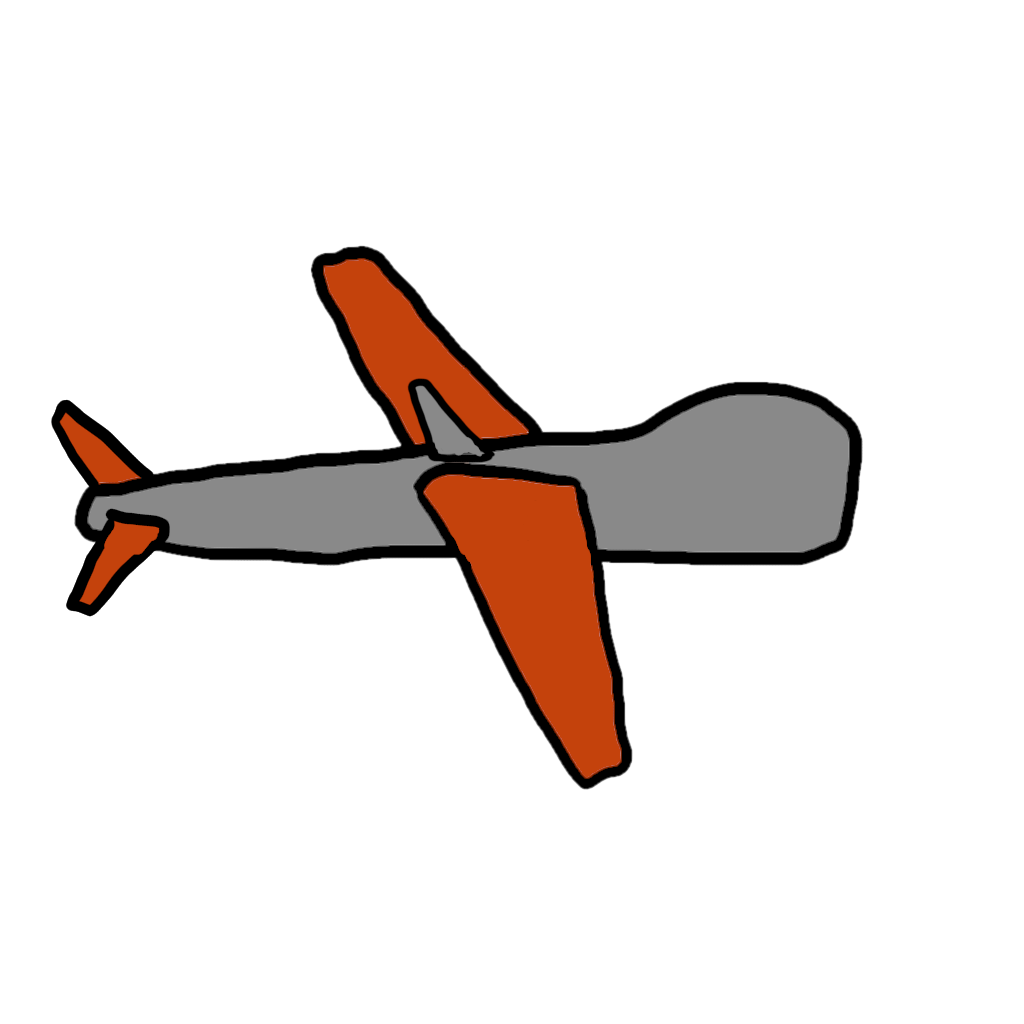
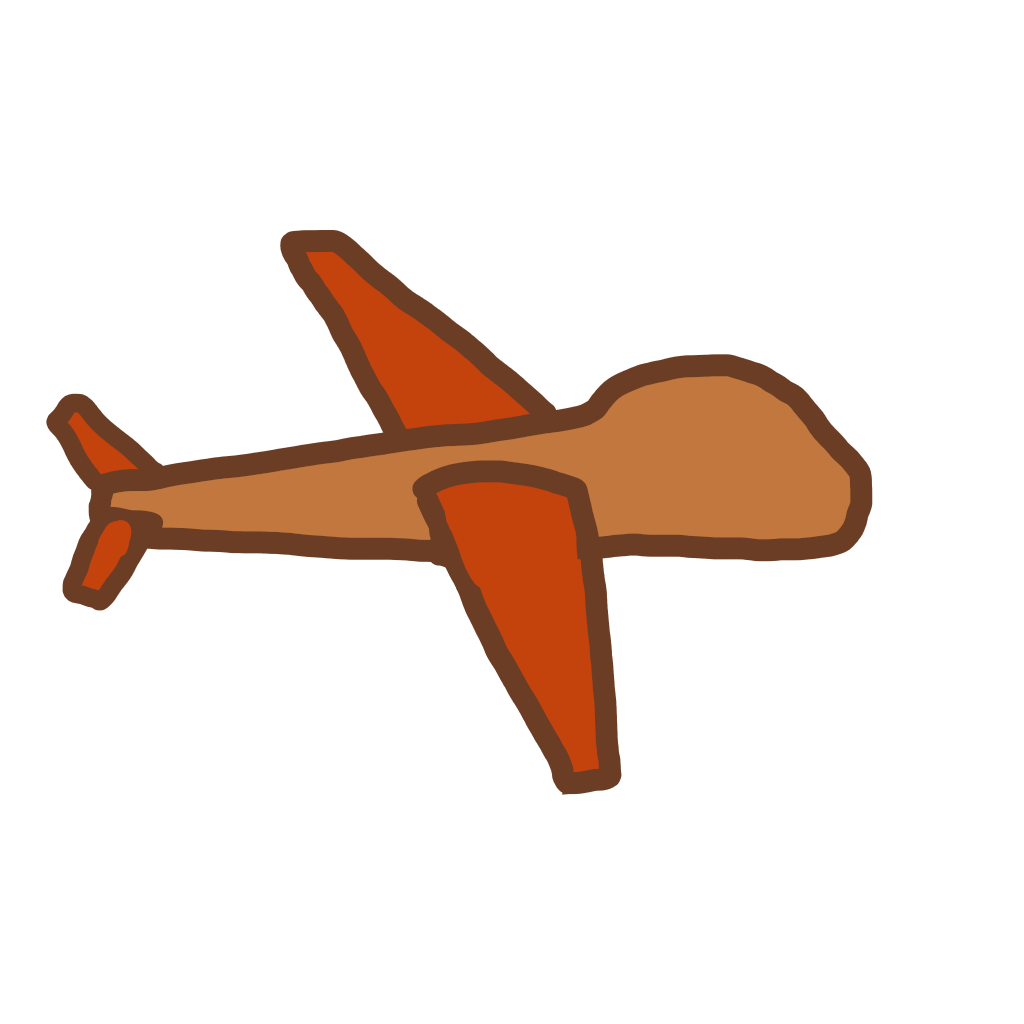
Revision of a layered w=1024, h=1024 image; what changed, layer by layer:
added layer "Paint Layer 7" above "Paint Layer 6" over (46, 229, 873, 795)
added layer "Paint Layer 6" above "Group 5" over (64, 229, 873, 795)
hid group "Group 5" (2 layers) over (46, 229, 873, 795)
painted on "Background" over (46, 229, 873, 795)
